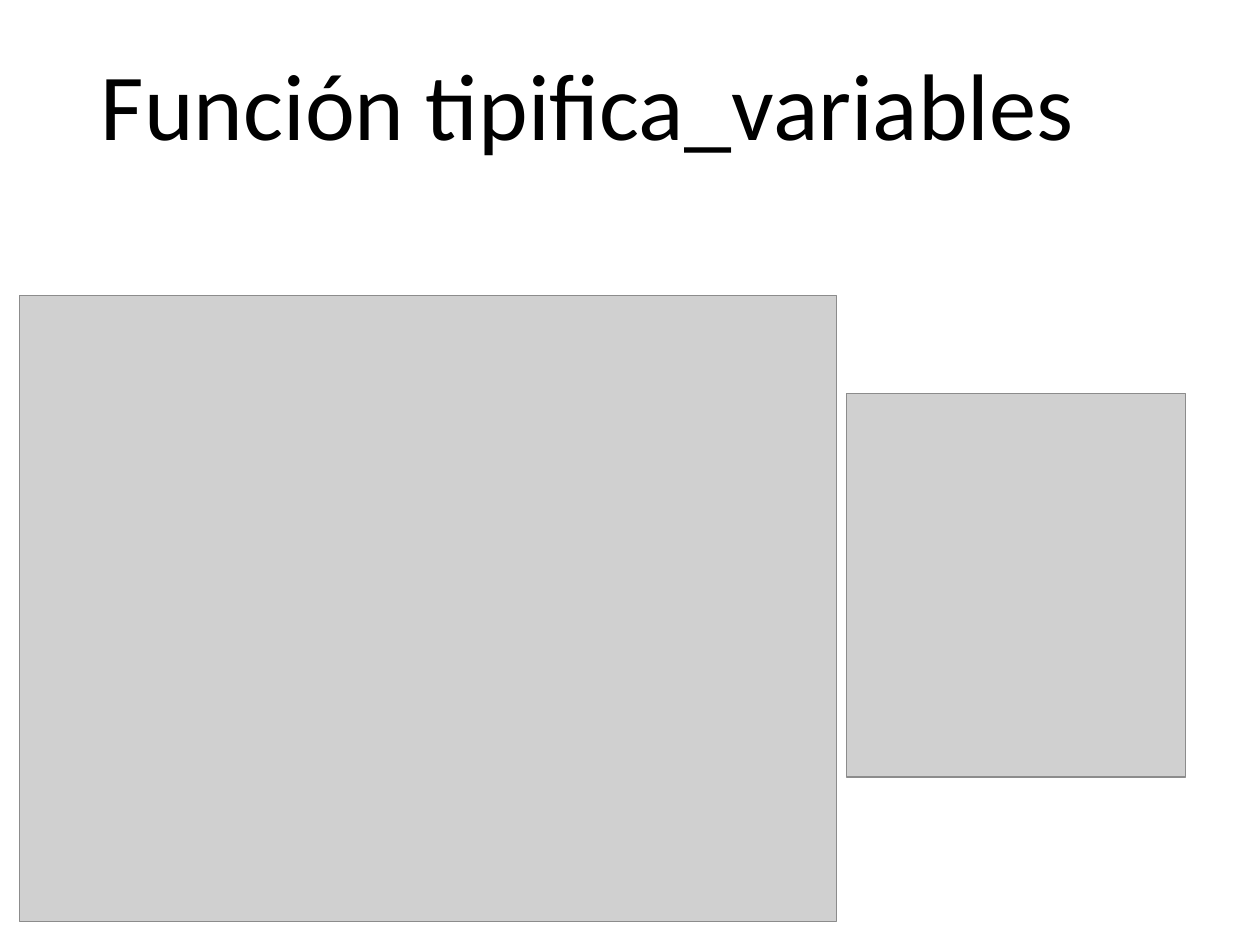
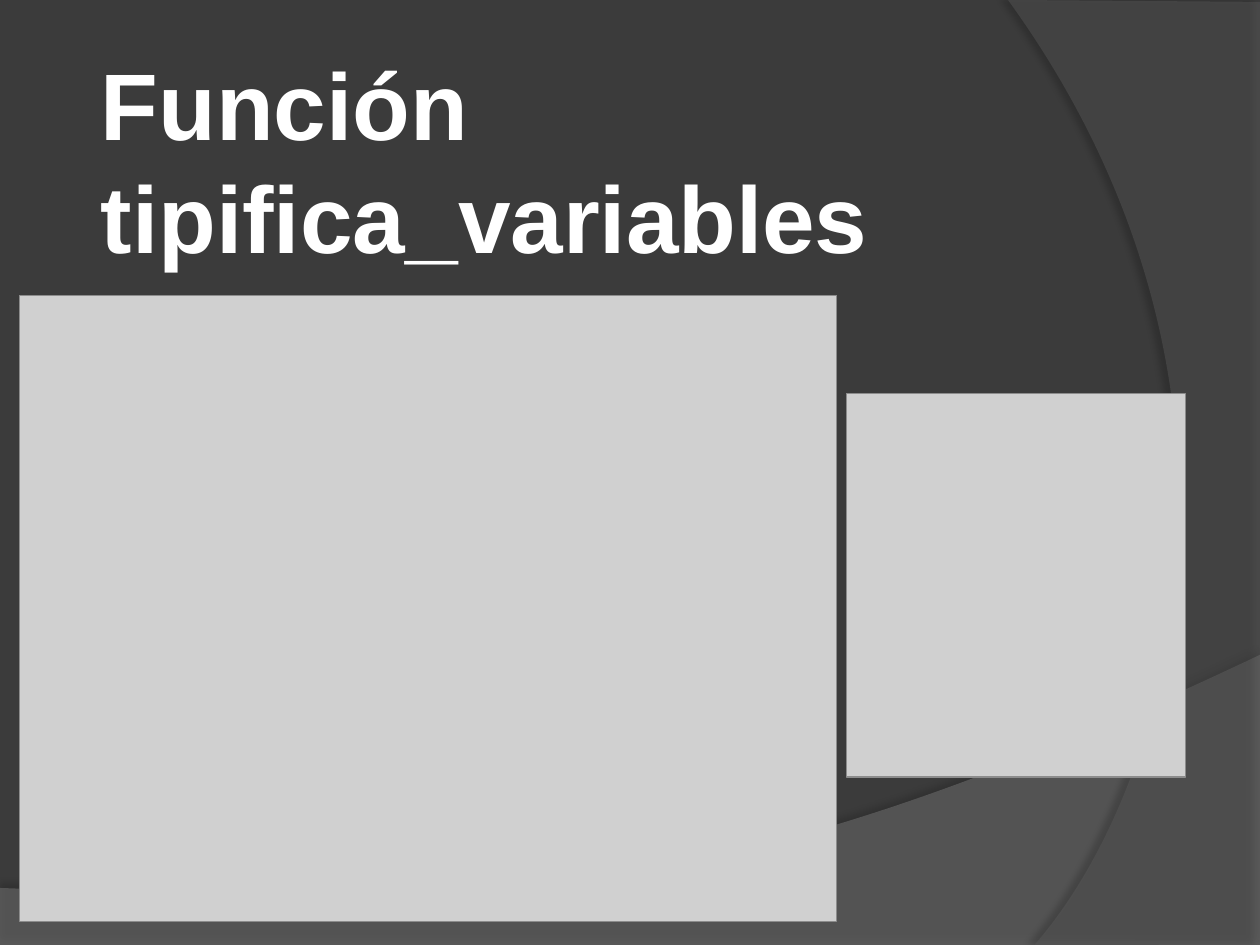
Before and after one commit to Whitee-12/Team_Challenge_ToolBox, a slide deck: slide 3 of Presentacion_team_challenge.pptx. Drawn at 1260x945 pixels with LibreOffice and Linux fonts; fonts in the diff are those of the drawing; grey boxes stand for pictures. Boxes give left, top, right and bottom in pixels: in the first picture for what was removed or moved away, otherwise in the second. Text is boxed around its words. In the diff, an @@ line names an element or a change of style, - is before the commit and + after.

```diff
--- a/Presentacion_team_challenge.pptx
+++ b/Presentacion_team_challenge.pptx
@@ background #FFFFFF to #3B3B3B @@
@@ freeform shape added at (1008, 0, 1260, 945), fill #5E5E5E at 40% opacity @@
@@ text "Función tipifica_variables" at (101, 70, 868, 270): font Calibri to Arial, text colour #000000 to #FFFFFF, bold on @@
@@ freeform shape added at (0, 655, 1260, 945), fill #7F7F7F at 45% opacity @@
```
Also in this commit, not shown: 7 other slides changed, 1 slide added, 1 slide removed.
